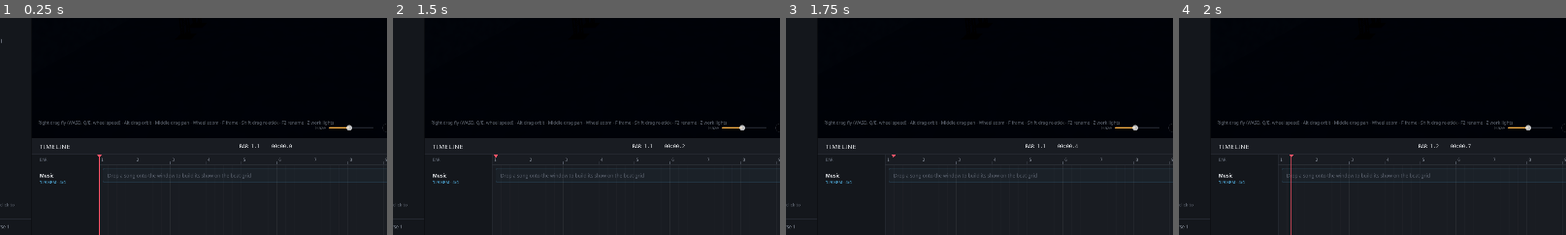
Above: before the commit, frames 1-4 (left to right).
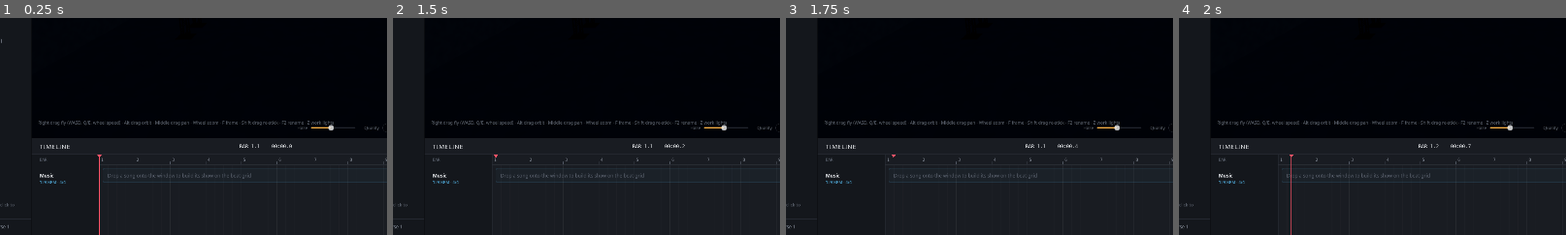
Above: after the commit, the same moments.

Repository: LuckyOwlStudios/Precision
Game: Godot game, scene res://ui/main/main_window.tscn
The game is run twice, just before and just after one commit, with the same random seed, the same clock (stepped at 60 frames per second) and the same inputs.
Inputs (mouse positions are % of the whole screen's width and height, from its top left):
- Up to frame 1 (0.25 s): no input
- Up to frame 2 (1.5 s): click (92, 3) at 0.52 s; type "12" at 0.6 s; click (7, 23) at 0.75 s; type "12" at 0.83 s; click (4, 9) at 1.25 s
- Up to frame 3 (1.75 s): no input
- Up to frame 4 (2 s): no input
The pictures show only the part of the screen within x 10-59%, y 50-100%; the shares and areas given below are measured in that part.

The runs differ from the first frame. In frame 1, 0.2% of the frame differs, in the area x 76-98%, y 49-52%; in frame 2, 0.2%; in frame 3, 0.2%; in frame 4, 0.2%.

Commit message:
Reset Haze and Quality by clicking their labels
ResetLabel (ui/widgets): a setting's caption that becomes clickable once the
value differs from its default. Hand cursor, amber on hover, click resets.
Used for the stage bottom bar's Haze slider and a new Quality caption.
StageLook gains DEFAULT_HAZE / DEFAULT_QUALITY.

Co-Authored-By: Claude Opus 5.5 <noreply@anthropic.com>
Claude-Session: https://claude.ai/code/session_01ACHC6ncxwVaEffEkMY4Gqo

Diff:
--- a/ui/stage/stage_look.gd
+++ b/ui/stage/stage_look.gd
@@ -16,13 +16,16 @@
 const QUALITY_NAMES: PackedStringArray = ["Low", "Medium", "High", "Ultra"]
 const SHADING_NAMES: PackedStringArray = ["Work", "Show"]
 const SAVE_PATH := "user://stage_look.cfg"
+## What a fresh install starts with, and what the bottom-bar labels reset to.
+const DEFAULT_HAZE := 0.45
+const DEFAULT_QUALITY := Quality.HIGH
 
 ## 0 = clean air, 1 = thick haze. Beams and light shafts read more in haze.
-var haze: float = 0.45:
+var haze: float = DEFAULT_HAZE:
 	set(v):
 		haze = clampf(v, 0.0, 1.0)
 		changed.emit()
-var quality: Quality = Quality.HIGH:
+var quality: Quality = DEFAULT_QUALITY:
 	set(v):
 		quality = v
 		changed.emit()
--- a/ui/stage/stage_view.gd
+++ b/ui/stage/stage_view.gd
@@ -87,6 +87,8 @@
 @onready var _tools: Control = %Tools
 @onready var _snap_button: Button = %Snap
 @onready var _haze: HSlider = %Haze
+@onready var _haze_label: ResetLabel = %HazeLabel
+@onready var _quality_label: ResetLabel = %QualityLabel
 @onready var _empty_hint: Control = %EmptyHint
 @onready var _help: Label = %Help
 
@@ -131,6 +133,11 @@
 	_quality_buttons = [%Low, %Medium, %High, %Ultra]
 	for q in _quality_buttons.size():
 		_quality_buttons[q].pressed.connect(func() -> void: look.quality = q as StageLook.Quality)
+	# Clicking "Haze" / "Quality" puts that setting back once it has been changed.
+	_haze_label.default_text = "%d%%" % roundi(StageLook.DEFAULT_HAZE * 100.0)
+	_haze_label.reset_requested.connect(func() -> void: look.haze = StageLook.DEFAULT_HAZE)
+	_quality_label.default_text = StageLook.QUALITY_NAMES[StageLook.DEFAULT_QUALITY]
+	_quality_label.reset_requested.connect(func() -> void: look.quality = StageLook.DEFAULT_QUALITY)
 	%ForwardPlusNote.visible = not look.forward_plus
 	look.changed.connect(_sync_look_controls)
 	_sync_look_controls()
@@ -157,6 +164,8 @@
 
 func _sync_look_controls() -> void:
 	_haze.set_value_no_signal(look.haze)
+	_haze_label.modified = not is_equal_approx(look.haze, StageLook.DEFAULT_HAZE)
+	_quality_label.modified = look.quality != StageLook.DEFAULT_QUALITY
 	for i in _quality_buttons.size():
 		_quality_buttons[i].button_pressed = i == look.quality
 	for i in _shading_buttons.size():
--- a/ui/stage/stage_view.tscn
+++ b/ui/stage/stage_view.tscn
@@ -4,6 +4,7 @@
 [ext_resource type="PackedScene" path="res://ui/stage/stage_room.tscn" id="2_eb1qn"]
 [ext_resource type="Shader" path="res://ui/stage/marker.gdshader" id="3_2mcbt"]
 [ext_resource type="Script" path="res://ui/stage/transform_gizmo.gd" id="4_1eond"]
+[ext_resource type="Script" path="res://ui/widgets/reset_label.gd" id="5_rstlb"]
 
 [sub_resource type="Environment" id="Environment_onnio"]
 background_mode = 1
@@ -266,11 +267,13 @@
 theme_override_constants/separation = 8
 
 [node name="HazeLabel" type="Label" parent="Overlay/LookControls" unique_id=794720736]
+unique_name_in_owner = true
 layout_mode = 2
 theme_type_variation = &"Caption"
 theme_override_colors/font_outline_color = Color(0.02, 0.024, 0.031, 0.75)
 theme_override_constants/outline_size = 4
 text = "Haze"
+script = ExtResource("5_rstlb")
 
 [node name="Haze" type="HSlider" parent="Overlay/LookControls" unique_id=1277716040]
 unique_name_in_owner = true
@@ -286,6 +289,15 @@
 [node name="Gap" type="Control" parent="Overlay/LookControls" unique_id=984644216]
 custom_minimum_size = Vector2(6, 0)
 layout_mode = 2
+
+[node name="QualityLabel" type="Label" parent="Overlay/LookControls" unique_id=1840562377]
+unique_name_in_owner = true
+layout_mode = 2
+theme_type_variation = &"Caption"
+theme_override_colors/font_outline_color = Color(0.02, 0.024, 0.031, 0.75)
+theme_override_constants/outline_size = 4
+text = "Quality"
+script = ExtResource("5_rstlb")
 
 [node name="Low" type="Button" parent="Overlay/LookControls" unique_id=1595457844]
 unique_name_in_owner = true
--- /dev/null
+++ b/ui/widgets/reset_label.gd
@@ -0,0 +1,61 @@
+class_name ResetLabel
+extends Label
+## A setting's name that doubles as its reset button, like a slider caption in
+## a pro app. While the setting is at its default it is a plain label. Once the
+## value is changed (`modified = true`) it lights up a little, shows a hand
+## cursor, turns amber on hover, and clicking it emits `reset_requested`.
+##
+## The label does not know the value or the default: the owner listens for
+## `reset_requested`, puts the default back, and sets `modified` again.
+##   label.reset_requested.connect(func() -> void: look.haze = StageLook.DEFAULT_HAZE)
+##   label.modified = not is_equal_approx(look.haze, StageLook.DEFAULT_HAZE)
+
+signal reset_requested
+
+## Read in the tooltip while modified, e.g. "45%" gives "Click to reset to 45%".
+@export var default_text: String = "default"
+
+## True while the setting differs from its default: only then is it clickable.
+var modified: bool = false:
+	set(v):
+		if modified == v:
+			return
+		modified = v
+		_refresh()
+
+var _hovered: bool = false
+var _plain_tooltip: String
+
+
+func _ready() -> void:
+	_plain_tooltip = tooltip_text
+	mouse_entered.connect(_set_hovered.bind(true))
+	mouse_exited.connect(_set_hovered.bind(false))
+	_refresh()
+
+
+func _gui_input(event: InputEvent) -> void:
+	if not modified:
+		return
+	var mb := event as InputEventMouseButton
+	if mb and mb.button_index == MOUSE_BUTTON_LEFT and mb.pressed:
+		accept_event()
+		reset_requested.emit()
+
+
+func _set_hovered(on: bool) -> void:
+	_hovered = on
+	_refresh()
+
+
+func _refresh() -> void:
+	# Plain label at default: let clicks fall through and keep the theme colour.
+	mouse_filter = Control.MOUSE_FILTER_STOP if modified else Control.MOUSE_FILTER_PASS
+	mouse_default_cursor_shape = Control.CURSOR_POINTING_HAND if modified else Control.CURSOR_ARROW
+	tooltip_text = ("Click to reset to %s" % default_text) if modified else _plain_tooltip
+	if modified and _hovered:
+		add_theme_color_override("font_color", UIPalette.ACCENT)
+	elif modified:
+		add_theme_color_override("font_color", UIPalette.TEXT_DIM)
+	else:
+		remove_theme_color_override("font_color")
